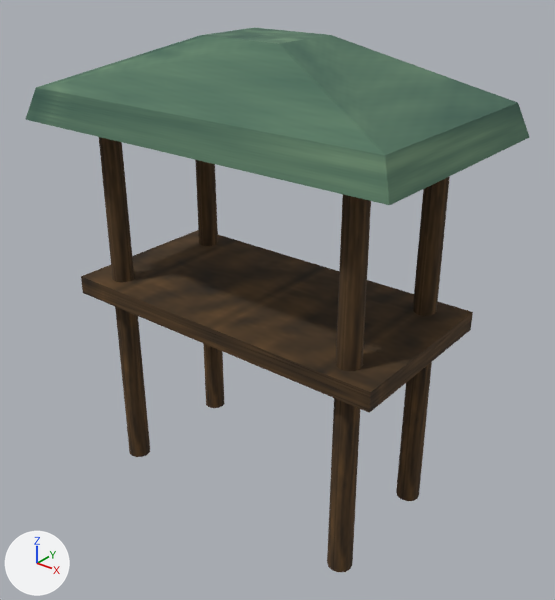
The FBX model Assets/Resources/Bellwake/Wayfarer/Waystall.fbx: old version first, new version second.
The view is the same before and after, from a 50 mm lens placed at (2.54, -3.08, 2.71), pointed at (0.07, 0.0, 0.8). Every picture has the same lights, and +X, +Y and +Z are marked at lower left. The older version comes first.

Objects in the first picture: 'Waystall paint'.
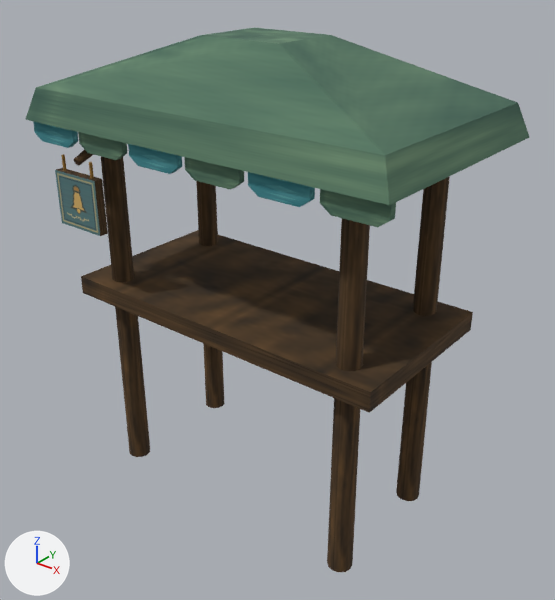
Changed parts and their boxes [x1, y1, x2, y2] in the pictures (555 x 600 px):
part 1 of me_oak_post_004, added
    after: [61, 154, 67, 171]
part 2 of me_oak_post_004, added
    after: [89, 162, 94, 179]
part 3 of me_oak_post_004, added
    after: [74, 149, 94, 166]
part 4 of me_oak_post_004, added
    after: [33, 121, 396, 236]

Diff of the bpy script that builds the scene:
```diff
--- a/Assets/Resources/Bellwake/Wayfarer/Waystall.fbx.py
+++ b/Assets/Resources/Bellwake/Wayfarer/Waystall.fbx.py
@@ img_brass_png @@
+img_brass_png = load_image('Brass.png', '../Textures/Brass.png', 64, 64, 'sRGB')
@@ img_ferryenamel_png @@
+img_ferryenamel_png = load_image('FerryEnamel.png', '../Textures/FerryEnamel.png', 64, 64, 'sRGB')
@@ img_seacloth_png @@
+img_seacloth_png = load_image('SeaCloth.png', '../Textures/SeaCloth.png', 64, 64, 'sRGB')
@@ mat_brass @@
+mat_brass = principled_material('Brass')
+mat_brass.texture = img_brass_png
+mat_brass.roughness = 0.93
@@ mat_ferryenamel @@
+mat_ferryenamel = principled_material('FerryEnamel')
+mat_ferryenamel.texture = img_ferryenamel_png
+mat_ferryenamel.roughness = 0.93
@@ mat_seacloth @@
+mat_seacloth = principled_material('SeaCloth')
+mat_seacloth.texture = img_seacloth_png
+mat_seacloth.roughness = 0.93
@@ me_oak_post_004 @@
 # used by ob_waystall_paint; location = (0.0, 0.0, 0.0)
-me_oak_post_004.from_pydata(...)  # 116 vertices, 72 faces; spans x -1.15..1.15, y -0.66..0.66, z -0.45..2.23
+me_oak_post_004.from_pydata(...)  # 268 vertices, 180 faces; spans x -1.15..1.15, y -0.66..0.66, z -0.45..2.23
+# me_oak_post_004 part 1: a new loose piece, a 12-sided cylinder along z spanning x -0.934..-0.916, y -0.617..-0.599, z 1.505..1.6, in mat_brass (picture img_brass_png)
+# me_oak_post_004 part 2: a new loose piece, a 12-sided cylinder along z spanning x -0.704..-0.686, y -0.617..-0.599, z 1.505..1.6, in mat_brass (picture img_brass_png)
+# me_oak_post_004 part 3: a new loose piece of 24 vertices spanning x -0.84..-0.78, y -0.62..-0.37, z 1.56..1.71, in mat_wood (picture img_wood_png)
+# me_oak_post_004 part 4
+# 56 vertices are added at x -1.13..1.13, y -0.63..-0.58, z 1.21..1.69
+# 12 new vertices lie (0.0, 0.01, 0.09) away from vertices in x -1.13..1.13, y -0.6, z 1.69
+# 12 new vertices lie (0.0, 0.0, 0.09) away from vertices in x -1.13..1.13, y -0.63, z 1.69
+# 30 new faces join them, mat_seacloth (picture img_seacloth_png)
+# 30 new faces join them, mat_awning (picture img_awning_png)
+# 2 new faces join them, mat_ferryenamel (picture img_ferryenamel_png)
+# 4 new faces join them, mat_wood (picture img_wood_png)
 me_oak_post_004.materials.append(mat_wood)
 me_oak_post_004.materials.append(mat_awning)
+me_oak_post_004.materials.append(mat_seacloth)  # picture img_seacloth_png
+me_oak_post_004.materials.append(mat_brass)  # picture img_brass_png
+me_oak_post_004.materials.append(mat_ferryenamel)  # picture img_ferryenamel_png
```
